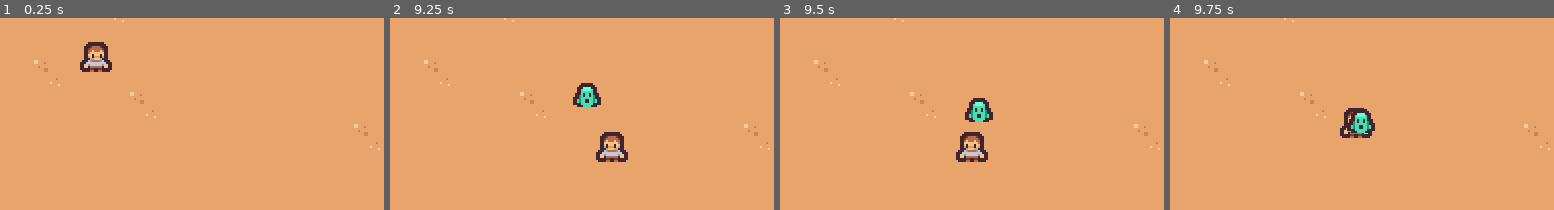
Above: before the commit, frames 1-4 (left to right).
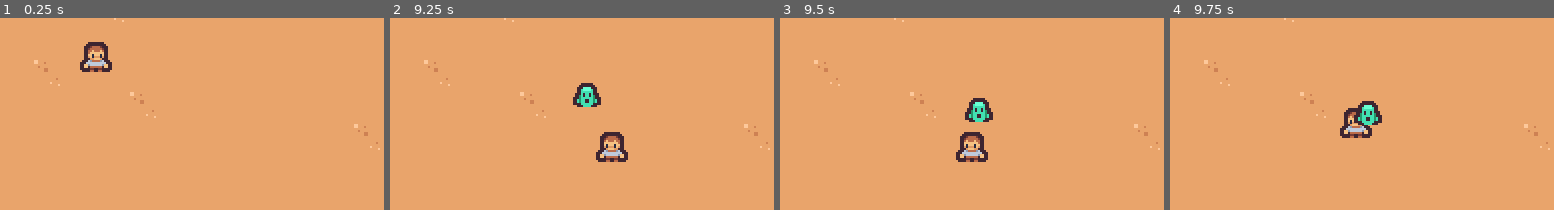
Above: after the commit, the same moments.

Repository: Bandeiraa/vampire_survivors_clone
Game: Godot game, scene res://scenes/management/game_level.tscn
Same seed, same stepped clock (60 frames per second), same inputs: the game is played once before the commit and once after it.
Inputs:
- Up to frame 1 (0.25 s): no input
- Up to frame 2 (9.25 s): hold Right (ui_right) 0.53-1.28 s; hold Down (ui_down) 1.28-2.03 s; hold Right (ui_right) 2.03-2.78 s; hold Up (ui_up) 2.78-3.53 s; hold Left (ui_left) 3.53-5.03 s; hold Down (ui_down) 5.03-5.78 s; hold Right (ui_right) 5.78-6.53 s; hold Up (ui_up) 6.53-7.28 s; hold Right (ui_right) 7.28-8.03 s; hold Down (ui_down) 8.03-8.78 s; hold Left (ui_left) from 8.78 s (still down)
- Up to frame 3 (9.5 s): keep holding Left (ui_left)
- Up to frame 4 (9.75 s): release Left (ui_left) at 9.53 s; hold Up (ui_up) from 9.53 s (still down)
The pictures show only the part of the screen within x 38-88%, y 40-90%; the shares and areas given below are measured in that part.

Frames 1-3 are identical in both runs. In frame 4, 0.9% of the frame differs, in the area x 46-56%, y 43-60%.

Commit message:
hit effect on enemy

Diff:
--- a/scenes/enemy/ghost.tscn
+++ b/scenes/enemy/ghost.tscn
@@ -1,17 +1,42 @@
-[gd_scene load_steps=4 format=2]
+[gd_scene load_steps=6 format=2]
 
 [ext_resource path="res://scenes/enemy/template.tscn" type="PackedScene" id=1]
 [ext_resource path="res://assets/enemy/ghost.png" type="Texture" id=2]
 
-[sub_resource type="RectangleShape2D" id=1]
+[sub_resource type="Shader" id=1]
+code = "shader_type canvas_item;
+
+uniform bool active = false;
+
+void fragment() {
+	vec4 previous_color = texture(TEXTURE, UV);
+	vec4 white_color = vec4(1.0, 1.0, 1.0, previous_color.a);
+	vec4 new_color = previous_color;
+	if (active == true)
+	{
+		new_color = white_color
+	}
+	COLOR = new_color;
+}"
+
+[sub_resource type="ShaderMaterial" id=2]
+resource_local_to_scene = true
+shader = SubResource( 1 )
+shader_param/active = false
+
+[sub_resource type="RectangleShape2D" id=3]
 extents = Vector2( 7, 6 )
 
 [node name="Ghost" instance=ExtResource( 1 )]
 speed = 30
+min_health = 5
+max_health = 15
+distance_threshold = 16
 
 [node name="Texture" parent="." index="0"]
+material = SubResource( 2 )
 texture = ExtResource( 2 )
 
 [node name="Collision" parent="." index="1"]
 visible = false
-shape = SubResource( 1 )
+shape = SubResource( 3 )
--- a/scenes/enemy/template.tscn
+++ b/scenes/enemy/template.tscn
@@ -1,10 +1,67 @@
-[gd_scene load_steps=2 format=2]
+[gd_scene load_steps=6 format=2]
 
 [ext_resource path="res://scripts/enemy/template.gd" type="Script" id=1]
+
+[sub_resource type="Shader" id=1]
+code = "shader_type canvas_item;
+
+uniform bool active = false;
+
+void fragment() {
+	vec4 previous_color = texture(TEXTURE, UV);
+	vec4 white_color = vec4(1.0, 1.0, 1.0, previous_color.a);
+	vec4 new_color = previous_color;
+	if (active == true)
+	{
+		new_color = white_color
+	}
+	COLOR = new_color;
+}"
+
+[sub_resource type="ShaderMaterial" id=2]
+resource_local_to_scene = true
+shader = SubResource( 1 )
+shader_param/active = false
+
+[sub_resource type="Animation" id=4]
+length = 0.001
+tracks/0/type = "value"
+tracks/0/path = NodePath("Texture:material:shader_param/active")
+tracks/0/interp = 1
+tracks/0/loop_wrap = true
+tracks/0/imported = false
+tracks/0/enabled = true
+tracks/0/keys = {
+"times": PoolRealArray( 0 ),
+"transitions": PoolRealArray( 1 ),
+"update": 0,
+"values": [ false ]
+}
+
+[sub_resource type="Animation" id=3]
+resource_name = "hit"
+length = 0.2
+tracks/0/type = "value"
+tracks/0/path = NodePath("Texture:material:shader_param/active")
+tracks/0/interp = 1
+tracks/0/loop_wrap = true
+tracks/0/imported = false
+tracks/0/enabled = true
+tracks/0/keys = {
+"times": PoolRealArray( 0, 0.2 ),
+"transitions": PoolRealArray( 1, 1 ),
+"update": 1,
+"values": [ true, false ]
+}
 
 [node name="Enemy" type="Area2D"]
 script = ExtResource( 1 )
 
 [node name="Texture" type="Sprite" parent="."]
+material = SubResource( 2 )
 
 [node name="Collision" type="CollisionShape2D" parent="."]
+
+[node name="Animation" type="AnimationPlayer" parent="."]
+anims/RESET = SubResource( 4 )
+anims/hit = SubResource( 3 )
--- a/scripts/enemy/template.gd
+++ b/scripts/enemy/template.gd
@@ -1,12 +1,16 @@
 extends Area2D
 class_name EnemyTemplate
 
+onready var animation: AnimationPlayer = get_node("Animation")
+
 var health: int
+var distance: float
 var direction: Vector2
 
 export(int) var speed
 export(int) var min_health
 export(int) var max_health
+export(int) var distance_threshold
 
 func _ready() -> void:
 	randomize()
@@ -15,6 +19,10 @@
 
 func _physics_process(delta: float) -> void:
 	direction = global_position.direction_to(global_info.character.global_position)
+	distance = global_position.distance_to(global_info.character.global_position)
+	if distance < distance_threshold:
+		return
+
 	translate(direction * speed * delta)
 
 
@@ -22,3 +30,5 @@
 	health -= damage
 	if health <= 0:
 		queue_free()
+
+	animation.play("hit")
